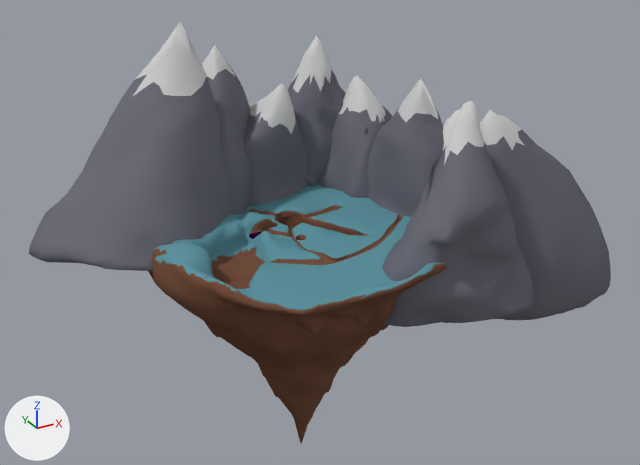
Before and after pictures for a commit that changed the Blender file HiddenHarmony/Assets/Models/Hub/world.blend.
Before and after are seen from a camera (50 mm lens) standing at (-717.0, -1527.0, 621.0) and looking at (75.0, -89.0, -99.0). Every picture has the same lights, and +X, +Y and +Z are marked at lower left.

The first picture shows 'Island', 'mountain', 'mountain.001', 'mountain.002', 'mountain.003', 'mountain.004', 'mountain.007', 'mountain.009', 'mountain.011'.
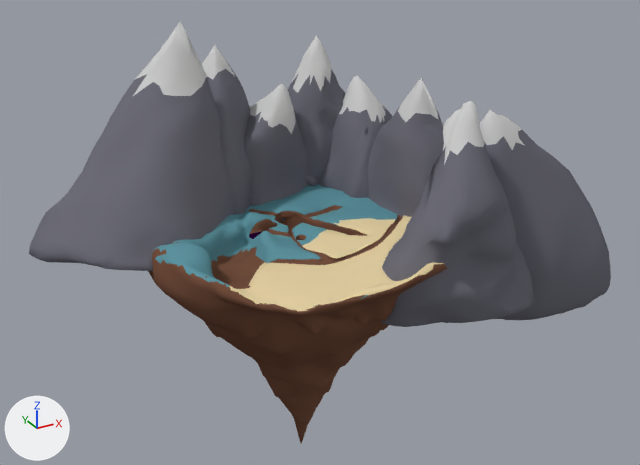
The change in detail:
Material 'sand' (mat_sand) is new.
Its base color is (0.8, 0.648, 0.379) (beige #e7d3a6).
me_sphere has 9170 vertices, 18166 faces, 4 loose edges and spans x -1.77..1.81, y -2.26..1.86, z -4.31..0.32.
me_sphere is used by ob_island; location (-13.0, -184.0, -24.0); rotation (0.0274, 0.00553, -0.0113), in degrees (1.6, 0.3, -0.6); scale (170.0, 149.0, 117.0).
me_sphere part 1: 38 of the faces centred in x -1.34..-0.24, y -2.22..-1.46, z 0.04..0.23 switch from mat_darkbrown (brown #75513f) to mat_sand (beige #e7d3a6).
me_sphere part 2: 1842 of the faces centred in x -1.37..1.66, y -2.24..-0.13, z -0.17..0.32 switch from mat_linkgreen (cyan #5f94a0) to mat_sand (beige #e7d3a6).

Location of each change, [x1, y1, x2, y2] in pixels of the pictures (640 x 465 px):
part 1 of me_sphere, recoloured: [236, 290, 386, 312] in both
part 2 of me_sphere, recoloured (cyan to beige): [229, 215, 444, 310] in both
